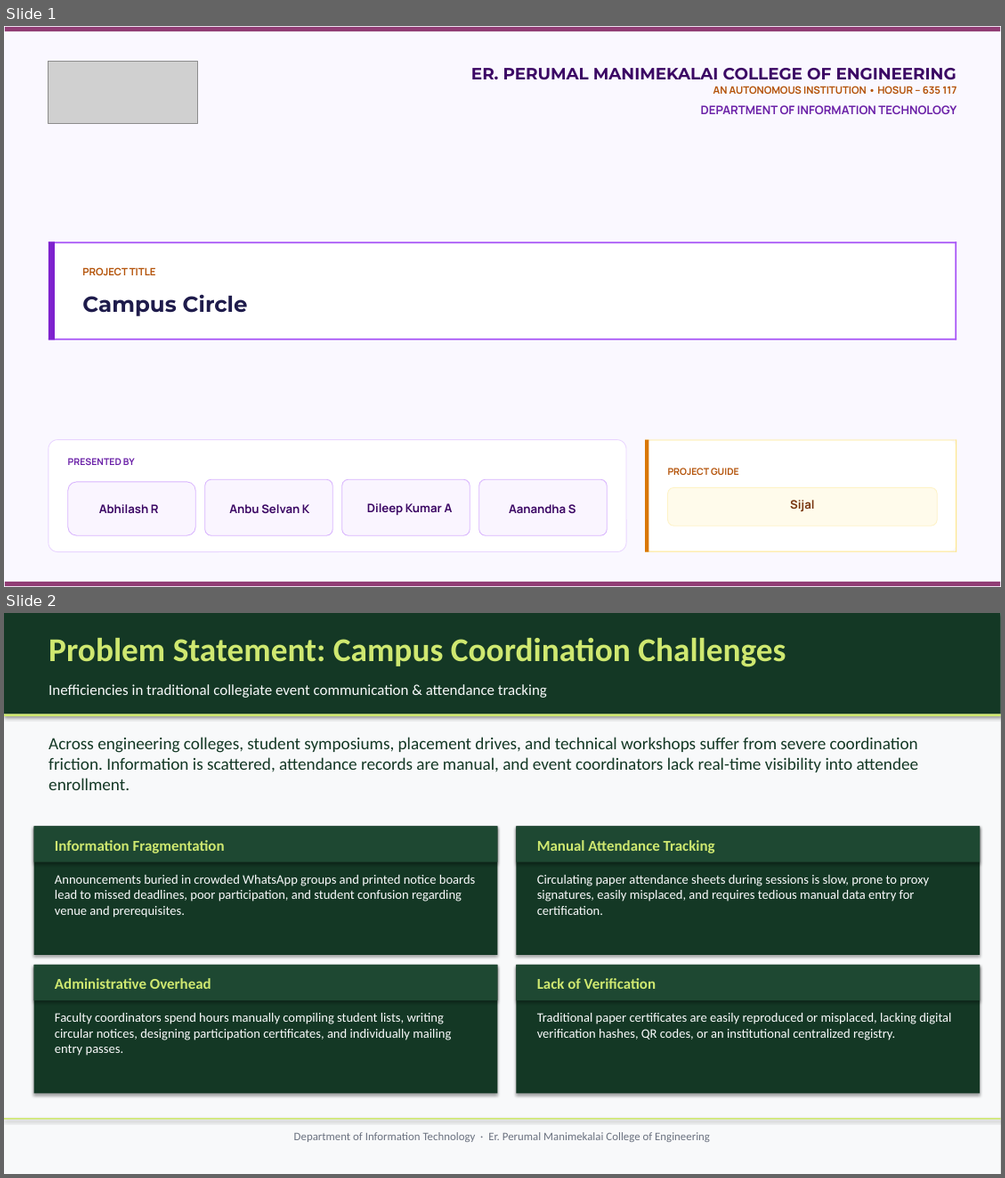
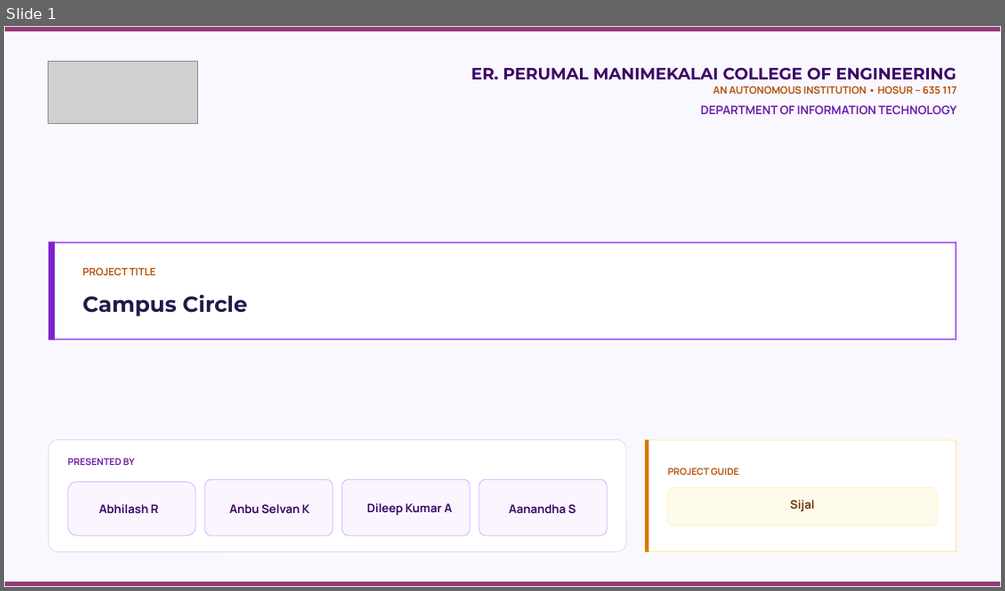
Before and after one commit to Abhi7Prajapathi/Events, a slide deck: CampusCircle_Presentation.pptx. Shown one above the other, each under a label of ours: slides 1 and 2 before the commit, slide 1 after it. The pictures are 1005x1178 and 1005x591 pixels, drawn with LibreOffice and Linux fonts; fonts in the diff are those of the drawing; grey boxes stand for pictures; background and template pictures are left out. Boxes give left, top, right and bottom in pixels: in the first picture for what was removed or moved away, otherwise in the second. Text is boxed around its words. In the diff, an @@ line names an element or a change of style, - is before the commit and + after.

Commit message:
docs: condense presentation into crisp 9-slide conference deck

```diff
--- a/CampusCircle_Presentation.pptx
+++ b/CampusCircle_Presentation.pptx
@@ slide 2 removed at [4, 613, 1001, 1174], background #FFFFFF @@
@@ rectangle removed at [4, 613, 1001, 1174] @@
@@ rectangle removed at [4, 613, 1001, 714] @@
@@ text removed at [48, 638, 785, 667] @@
-Problem Statement: Campus Coordination Challenges
@@ text removed at [48, 684, 547, 698] @@
-Inefficiencies in traditional collegiate event communication & attendance tracking
@@ rectangle removed at [4, 714, 1001, 716] @@
@@ text removed at [48, 737, 919, 790] @@
-Across engineering colleges, student symposiums, placement drives, and technical workshops suffer from severe coordination friction. Information is scattered, attendance records are manual, and event coordinators lack real-time visibility into attendee enrollment.
@@ rectangle removed at [34, 826, 498, 955] @@
@@ rectangle removed at [34, 826, 498, 862] @@
@@ rectangle removed at [517, 826, 979, 955] @@
@@ rectangle removed at [517, 826, 979, 862] @@
@@ text removed at [55, 840, 225, 853] @@
-Information Fragmentation
@@ text removed at [537, 840, 715, 853] @@
-Manual Attendance Tracking
@@ text removed at [55, 875, 476, 917] @@
-Announcements buried in crowded WhatsApp groups and printed notice boards lead to missed deadlines, poor participation, and student confusion regarding venue and prerequisites.
@@ text removed at [537, 875, 929, 915] @@
-Circulating paper attendance sheets during sessions is slow, prone to proxy signatures, easily misplaced, and requires tedious manual data entry for certification.
@@ rectangle removed at [34, 965, 498, 1093] @@
@@ rectangle removed at [34, 965, 498, 1000] @@
@@ text removed at [55, 978, 211, 989] @@
-Administrative Overhead
@@ rectangle removed at [517, 965, 979, 1093] @@
@@ rectangle removed at [517, 965, 979, 1000] @@
@@ text removed at [537, 978, 656, 989] @@
-Lack of Verification
@@ text removed at [55, 1013, 451, 1055] @@
-Faculty coordinators spend hours manually compiling student lists, writing circular notices, designing participation certificates, and individually mailing entry passes.
@@ text removed at [537, 1013, 951, 1040] @@
-Traditional paper certificates are easily reproduced or misplaced, lacking digital verification hashes, QR codes, or an institutional centralized registry.
@@ rectangle removed at [4, 1118, 1001, 1119] @@
@@ text removed at [294, 1132, 710, 1142] @@
-Department of Information Technology · Er. Perumal Manimekalai College of Engineering
```
Also in this commit, not shown: 3 slides changed, 5 slides added, 11 other slides removed, 1 other file.
